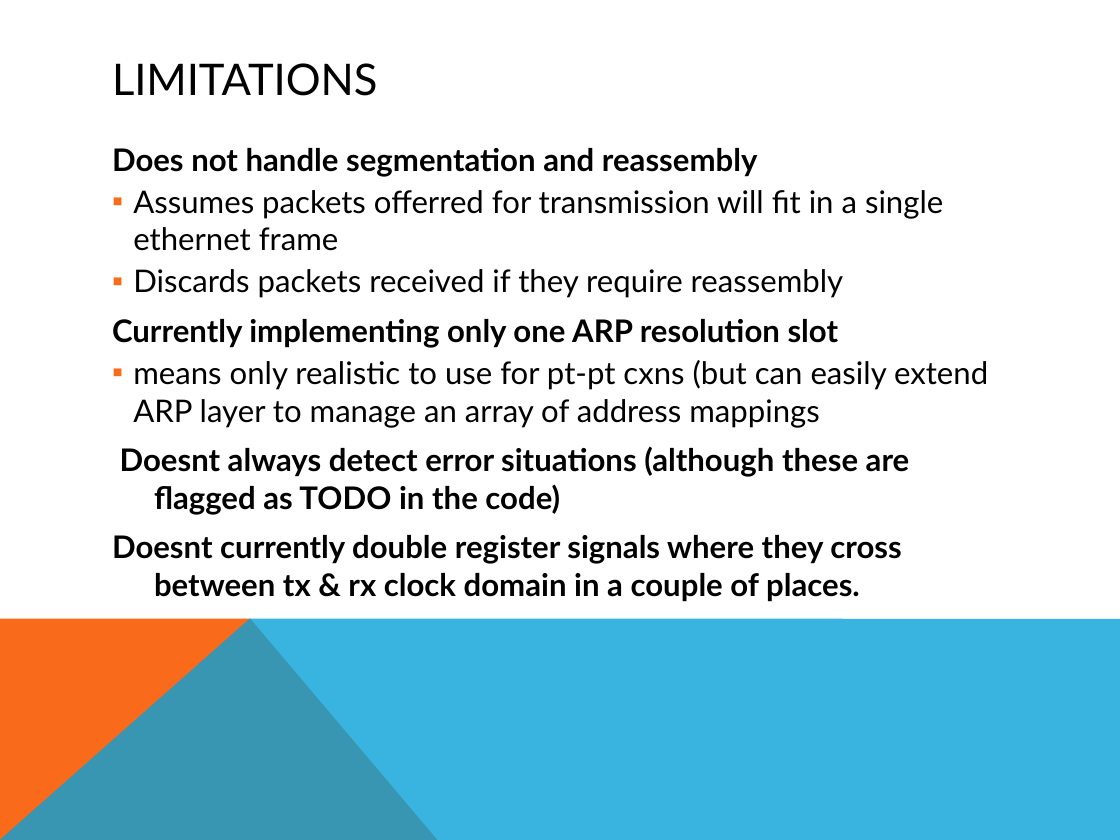
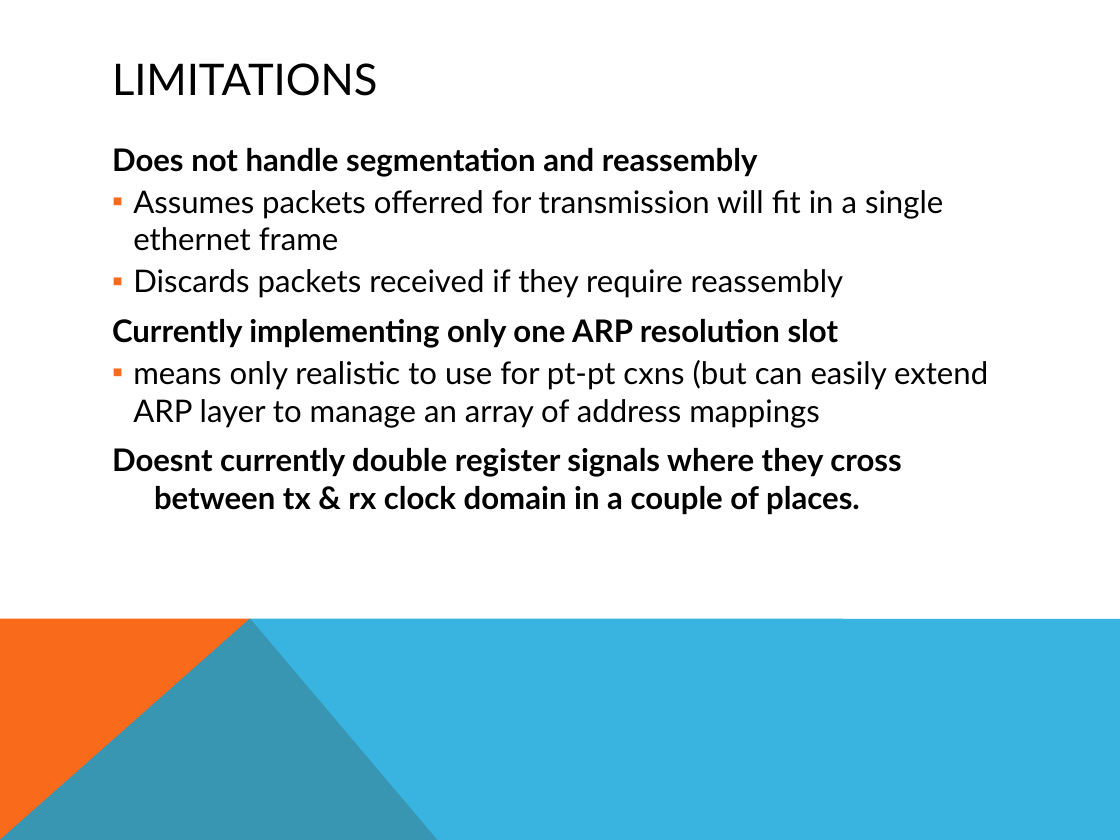
Before and after one commit to rsarwar87/udp_ip_core, a slide deck: slide 4 of doc/src/UDP_IP_Stack.pptx. Drawn at 1120x840 pixels with LibreOffice and Linux fonts; fonts in the diff are those of the drawing. Boxes give left, top, right and bottom in pixels: in the first picture for what was removed or moved away, otherwise in the second. Text is boxed around its words. In the diff, an @@ line names an element or a change of style, - is before the commit and + after.

```diff
--- a/doc/src/UDP_IP_Stack.pptx
+++ b/doc/src/UDP_IP_Stack.pptx
@@ text at <box>120,446,910,514</box>: paragraph removed @@
-Doesnt always detect error situations (although these are flagged as TODO in the code)
```
Also in this commit, not shown: 7 other slides changed, 17 other files.
